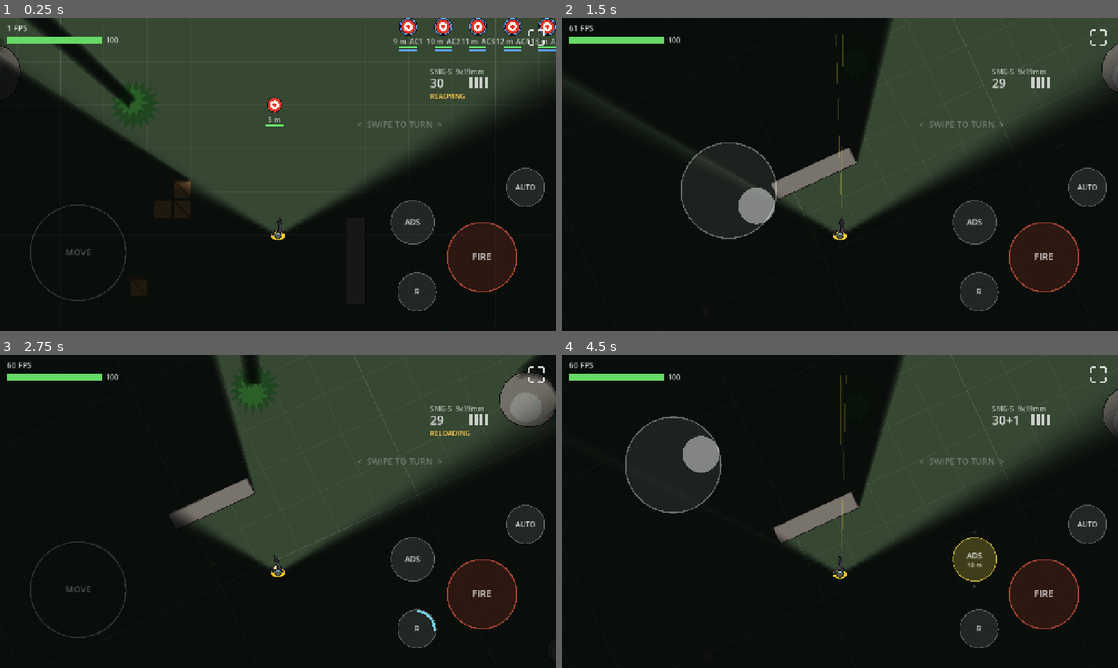
Above: before the commit, frames 1-4 (two rows, left to right).
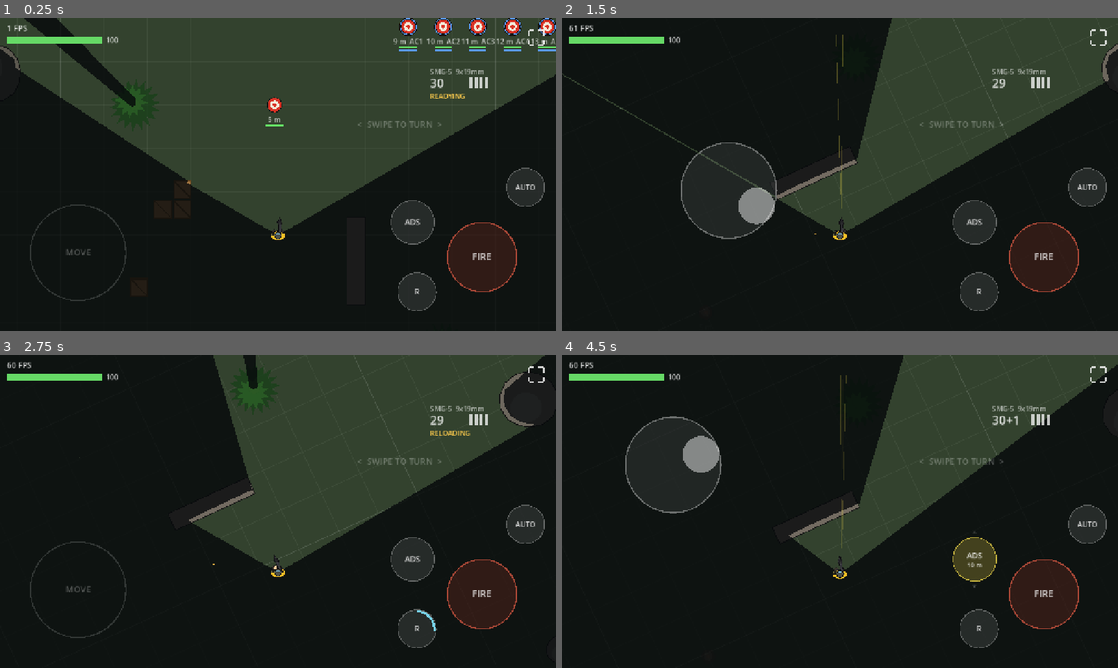
Above: after the commit, the same moments.

Repository: jklrjklr/zhukov
Game: Godot game, scene res://scenes/main.tscn
The game is run twice, just before and just after one commit, with the same random seed, the same clock (stepped at 60 frames per second) and the same inputs.
Inputs (mouse positions are in pixels of both pictures, inside the frame that each line leads up to):
- Up to frame 1 (0.25 s): no input
- Up to frame 2 (1.5 s): tap Enter at 0.5 s; move the mouse to (962, 158) at 0.52 s; hold D 0.53-1.25 s; hold E 0.53-1.25 s; click (962, 158) at 0.67 s; tap Space at 0.77 s; drag from (728, 190) to (812, 237) at 1.27 s
- Up to frame 3 (2.75 s): move the mouse to (333, 442) at 2.02 s; hold D from 2.03 s (still down); tap R at 2.1 s
- Up to frame 4 (4.5 s): release D at 2.75 s; drag from (812, 574) to (673, 464) at 2.77 s; move the mouse to (1006, 558) at 3.52 s; hold A 3.53-4.25 s; tap F at 3.6 s; tap Space at 3.77 s; drag from (673, 464) to (756, 433) at 4.27 s

The runs differ from the first frame. In frame 1, 0.4% of the frame differs, in the area x 0-97%, y 0-68%; in frame 2, 1.1%; in frame 3, 2.2%; in frame 4, 4.8%, in the area x 38-100%, y 0-69%.

Commit message:
Performance: replace shadowed vision light with ray-cast sight overlay
- Vision: 96 rays across the cone each tick; darkness drawn as a fan outside
  the sight polygon (no lights, shadow maps or CanvasModulate)
- Only world geometry (layer 1) blocks sight; zombies/dummies on layer 2
- Concealed actors are hidden entirely (not drawn) when out of sight
- Player drawn above the darkness, projectiles above the player
- display/window/dpi/allow_hidpi=false: render at CSS pixel size on phones

Co-Authored-By: Claude Opus 5.5 <noreply@anthropic.com>
Claude-Session: https://claude.ai/code/session_01CuvFDQ8S82ziWJ7Azt1Yc4

Diff:
--- a/project.godot
+++ b/project.godot
@@ -16,6 +16,8 @@
 window/stretch/mode="canvas_items"
 window/stretch/aspect="expand"
 window/handheld/orientation=4
+; Render at CSS pixel size on high-DPI phones (up to 9x fewer pixels).
+window/dpi/allow_hidpi=false
 
 [input_devices]
 
--- a/scenes/main.tscn
+++ b/scenes/main.tscn
@@ -7,13 +7,11 @@
 
 [node name="Main" type="Node2D"]
 
-[node name="Darkness" type="CanvasModulate" parent="."]
-color = Color(0.2, 0.22, 0.25, 1)
-
 [node name="World" type="Node2D" parent="."]
 script = ExtResource("1_world")
 
 [node name="Projectiles" type="Node2D" parent="." groups=["projectiles"]]
+z_index = 12
 script = ExtResource("4_proj")
 
 [node name="Player" parent="." instance=ExtResource("2_player")]
--- a/scenes/player.tscn
+++ b/scenes/player.tscn
@@ -9,6 +9,8 @@
 radius = 16.0
 
 [node name="Player" type="CharacterBody2D"]
+z_index = 11
+collision_mask = 3
 motion_mode = 1
 script = ExtResource("1_player")
 
@@ -22,7 +24,7 @@
 
 [node name="Head" type="Node2D" parent="."]
 
-[node name="Vision" type="PointLight2D" parent="."]
+[node name="Vision" type="Node2D" parent="."]
 script = ExtResource("4_vision")
 
 [node name="CameraRig" type="Node2D" parent="."]
--- a/scripts/destructible.gd
+++ b/scripts/destructible.gd
@@ -14,7 +14,6 @@
 var _flash := 0.0
 var _debris: Array[Dictionary] = []
 var _col: CollisionShape2D
-var _occluder: LightOccluder2D
 ## Spiky canopy outline (trees), built once.
 var _canopy := PackedVector2Array()
 var _canopy_inner := PackedVector2Array()
@@ -43,22 +42,15 @@
 			var r := RectangleShape2D.new()
 			r.size = Vector2(40, 40)
 			_col.shape = r
-			_occluder = Vision.make_occluder(PackedVector2Array([
-				Vector2(-20, -20), Vector2(20, -20), Vector2(20, 20), Vector2(-20, 20)]))
 		Kind.TREE:
 			var c := CircleShape2D.new()
 			c.radius = 12.0 # trunk; bullets fly under the canopy
 			_col.shape = c
 			z_index = 2 # canopy over player
-			var trunk := PackedVector2Array()
-			for i in 10:
-				trunk.append(Vector2.from_angle(TAU * i / 10.0) * 12.0)
-			_occluder = Vision.make_occluder(trunk)
 			var spin := fmod(position.x * 0.013 + position.y * 0.007, TAU)
 			_canopy = _star(18, 60.0, 40.0, spin)
 			_canopy_inner = _star(12, 38.0, 24.0, spin + 0.2)
 	add_child(_col)
-	add_child(_occluder)
 
 
 func _star(spikes: int, outer: float, inner: float, spin: float) -> PackedVector2Array:
@@ -82,7 +74,6 @@
 
 func _destroy(dir: Vector2) -> void:
 	_col.set_deferred("disabled", true)
-	_occluder.queue_free()
 	z_index = 0
 	for i in 10:
 		_debris.append({
--- a/scripts/target_dummy.gd
+++ b/scripts/target_dummy.gd
@@ -23,6 +23,7 @@
 	hp = max_hp
 	armor = max_armor if armor_class > 0 else 0.0
 	add_to_group("concealable")
+	collision_layer = 2 # actors: block bullets and movement, not sight
 	var col := CollisionShape2D.new()
 	var shape := CircleShape2D.new()
 	shape.radius = 16.0
--- a/scripts/vision.gd
+++ b/scripts/vision.gd
@@ -1,15 +1,26 @@
 class_name Vision
-extends PointLight2D
-## Player sight: a cone-shaped light with its apex on the head, casting shadows from
-## LightOccluder2Ds. Everything outside it stays dark (CanvasModulate in main scene).
+extends Node2D
+## Player sight, without lights or shadow maps (cheap on mobile web):
+## each frame RAYS rays are cast across the sight cone from the head; anything
+## outside the resulting sight polygon is covered by a dark fan overlay. Walls,
+## rocks, crates and tree trunks (collision layer 1) block sight; enemies and
+## dummies (layer 2) do not.
 ## Nodes in group "concealable" (enemies, dummies) fade out when not in sight; close
-## ones stay faintly visible ("you sense them"). Child of Player, rotates with it.
+## ones stay faintly visible ("you sense them"). Hidden ones are not drawn at all.
 ## Aiming down sights narrows the cone to the weapon's ads_fov.
+## Child of Player (follows it), but draws in world space above the world and
+## below the player (z_index).
 
-const TEX_SIZE := 320
 const PX := Firearm.PX_PER_M
-## Light mask bit used only for the player's own body light.
-const SELF_MASK := 2
+## Rays across the cone.
+const RAYS := 96
+## px; far edge of the darkness fan (must cover the screen at the widest zoom).
+const FAR := 4000.0
+## Collision layer that blocks sight (world geometry).
+const SIGHT_MASK := 1
+const DARK := Color(0.02, 0.03, 0.04, 0.8)
+## Draw order: above world, zombies, props; below projectiles and the player.
+const Z := 10
 
 ## Full sight angle in degrees.
 @export var fov_degrees := 120.0
@@ -21,99 +32,84 @@
 @export var sense_full := 3.0
 @export_range(0.0, 1.0) var sense_alpha := 0.55
 
+var _player: CharacterBody2D
 var _weapon: Firearm
-var _hip_tex: ImageTexture
-var _ads_tex: ImageTexture
+## Visible end point of each ray (global), first to last across the cone.
+var _ends := PackedVector2Array()
+var _origin := Vector2.ZERO
+var _forward := Vector2.UP
+var _half_fov := 0.0
 
 
 func _ready() -> void:
-	shadow_enabled = true
-	shadow_filter = Light2D.SHADOW_FILTER_PCF5
-	shadow_filter_smooth = 1.5
-	energy = 0.85
-	_weapon = get_parent().get_node("Firearm")
-	_hip_tex = _build_texture(fov_degrees)
-	_ads_tex = _build_texture(_weapon.stats.ads_fov)
-	texture = _hip_tex
-	texture_scale = view_distance * PX / (TEX_SIZE / 2.0)
-	range_item_cull_mask = 1
-	_setup_self_light()
-
-
-## Occluder for props: only edges facing away from the light cast, so the prop's
-## own top stays lit and the shadow starts behind it.
-static func make_occluder(points: PackedVector2Array) -> LightOccluder2D:
-	var poly := OccluderPolygon2D.new()
-	poly.polygon = points
-	poly.cull_mode = OccluderPolygon2D.CULL_COUNTER_CLOCKWISE
-	var occ := LightOccluder2D.new()
-	occ.occluder = poly
-	return occ
+	_player = get_parent()
+	_weapon = _player.get_node("Firearm")
+	top_level = true
+	z_as_relative = false
+	z_index = Z
 
 
 func _physics_process(delta: float) -> void:
-	var player := get_parent() as CollisionObject2D
+	global_position = Vector2.ZERO
+	global_rotation = 0.0
+	_origin = _player.global_position
+	_forward = Vector2.UP.rotated(_player.global_rotation)
+	_half_fov = deg_to_rad(lerpf(fov_degrees, _weapon.stats.ads_fov, _weapon.ads_amount()) / 2.0)
+	_cast_rays()
+	_update_concealment(delta)
+	queue_redraw()
+
+
+func _cast_rays() -> void:
 	var space := get_world_2d().direct_space_state
-	var ads := _weapon.ads_amount()
-	texture = _ads_tex if ads >= 0.5 else _hip_tex
-	var forward := Vector2.UP.rotated(global_rotation)
-	var half_fov := deg_to_rad(lerpf(fov_degrees, _weapon.stats.ads_fov, ads) / 2.0)
+	var reach := view_distance * PX
+	_ends.resize(RAYS + 1)
+	for i in RAYS + 1:
+		var a := lerpf(-_half_fov, _half_fov, float(i) / RAYS)
+		var to := _origin + _forward.rotated(a) * reach
+		var q := PhysicsRayQueryParameters2D.create(_origin, to, SIGHT_MASK)
+		q.exclude = [_player.get_rid()]
+		var hit := space.intersect_ray(q)
+		if hit.is_empty():
+			_ends[i] = to
+		else:
+			# Let the near face of the blocker show before darkness starts.
+			_ends[i] = (hit.position as Vector2) + _forward.rotated(a) * 10.0
+
+
+func _update_concealment(delta: float) -> void:
+	var space := get_world_2d().direct_space_state
 	for n in get_tree().get_nodes_in_group("concealable"):
 		var item := n as CanvasItem
-		var to: Vector2 = item.global_position - global_position
+		var to: Vector2 = item.global_position - _origin
 		var meters := to.length() / PX
 		var target := 0.0
-		if meters <= view_distance and absf(forward.angle_to(to)) <= half_fov:
-			var q := PhysicsRayQueryParameters2D.create(global_position, item.global_position)
-			q.exclude = [player.get_rid(), (n as CollisionObject2D).get_rid()]
+		if meters <= view_distance and absf(_forward.angle_to(to)) <= _half_fov:
+			var q := PhysicsRayQueryParameters2D.create(_origin, item.global_position, SIGHT_MASK)
+			q.exclude = [_player.get_rid()]
 			if space.intersect_ray(q).is_empty():
 				target = 1.0
 		if target < 1.0:
 			target = (1.0 - smoothstep(sense_full, sense_start, meters)) * sense_alpha
 		item.modulate.a = move_toward(item.modulate.a, target, delta * 5.0)
+		item.visible = item.modulate.a > 0.01
 
 
-## The cone apex is on the head, so the body would sit in the dark: give the player
-## its own small light that only affects the player (light mask bit 2).
-func _setup_self_light() -> void:
-	var player := get_parent() as CanvasItem
-	for ci in [player] + player.get_children():
-		if ci is CanvasItem:
-			ci.light_mask = SELF_MASK
-	var grad := GradientTexture2D.new()
-	grad.fill = GradientTexture2D.FILL_RADIAL
-	grad.fill_from = Vector2(0.5, 0.5)
-	grad.fill_to = Vector2(1.0, 0.5)
-	grad.width = 64
-	grad.height = 64
-	var g := Gradient.new()
-	g.set_color(0, Color(1, 1, 1, 1))
-	g.set_color(1, Color(1, 1, 1, 0))
-	g.add_point(0.7, Color(1, 1, 1, 1))
-	grad.gradient = g
-	var self_light := PointLight2D.new()
-	self_light.texture = grad
-	self_light.texture_scale = 1.6
-	self_light.energy = 0.85
-	self_light.range_item_cull_mask = SELF_MASK
-	add_child(self_light)
-
-
-func _build_texture(fov: float) -> ImageTexture:
-	var half_fov := deg_to_rad(fov / 2.0)
-	var edge := deg_to_rad(6.0)
-	var c := TEX_SIZE / 2.0
-	var data := PackedByteArray()
-	data.resize(TEX_SIZE * TEX_SIZE * 2)
-	var i := 0
-	for y in TEX_SIZE:
-		for x in TEX_SIZE:
-			var d := Vector2(x + 0.5 - c, y + 0.5 - c) / c
-			var r := d.length()
-			var ang := absf(Vector2.UP.angle_to(d))
-			var cone := 1.0 - smoothstep(half_fov - edge, half_fov + edge, ang)
-			var fade := 1.0 - smoothstep(0.75, 1.0, r)
-			data[i] = 255
-			data[i + 1] = int(cone * fade * 255.0)
-			i += 2
-	return ImageTexture.create_from_image(Image.create_from_data(TEX_SIZE, TEX_SIZE, false, Image.FORMAT_LA8, data))
+func _draw() -> void:
+	if _ends.is_empty():
+		return
+	# Darkness outside the cone: one big fan from the head around the back.
+	var back := PackedVector2Array([_origin])
+	var steps := 24
+	for i in steps + 1:
+		var a := lerpf(_half_fov, TAU - _half_fov, float(i) / steps)
+		back.append(_origin + _forward.rotated(a) * FAR)
+	draw_colored_polygon(back, DARK)
+	# Darkness beyond each ray's visible end, inside the cone.
+	for i in RAYS:
+		var a0 := lerpf(-_half_fov, _half_fov, float(i) / RAYS)
+		var a1 := lerpf(-_half_fov, _half_fov, float(i + 1) / RAYS)
+		draw_colored_polygon(PackedVector2Array([
+			_ends[i], _ends[i + 1],
+			_origin + _forward.rotated(a1) * FAR, _origin + _forward.rotated(a0) * FAR,
+		]), DARK)
--- a/scripts/world.gd
+++ b/scripts/world.gd
@@ -42,7 +42,6 @@
 		var col := CollisionPolygon2D.new()
 		col.polygon = poly
 		body.add_child(col)
-		body.add_child(Vision.make_occluder(poly))
 		add_child(body)
 		var world_poly := PackedVector2Array()
 		for v in poly:
@@ -78,10 +77,7 @@
 
 	var test_wall := RectangleShape2D.new()
 	test_wall.size = TEST_WALL.size
-	var wall_body := _add_static_body(TEST_WALL.get_center(), test_wall)
-	var h := TEST_WALL.size / 2.0
-	wall_body.add_child(Vision.make_occluder(PackedVector2Array([
-		Vector2(-h.x, -h.y), Vector2(h.x, -h.y), Vector2(h.x, h.y), Vector2(-h.x, h.y)])))
+	_add_static_body(TEST_WALL.get_center(), test_wall)
 
 	var t := 50.0
 	var s := HALF_SIZE * 2 + t * 2
--- a/scripts/zombie.gd
+++ b/scripts/zombie.gd
@@ -83,6 +83,8 @@
 	add_to_group("zombies")
 	add_to_group("concealable")
 	motion_mode = CharacterBody2D.MOTION_MODE_FLOATING
+	collision_layer = 2 # actors: block bullets and movement, not sight
+	collision_mask = 3
 	_col = CollisionShape2D.new()
 	var shape := CircleShape2D.new()
 	shape.radius = RADIUS
@@ -220,7 +222,8 @@
 
 
 func _line_of_sight(target: CollisionObject2D) -> bool:
-	var q := PhysicsRayQueryParameters2D.create(global_position, target.global_position)
+	# Layer 1 only: other zombies don't block its view.
+	var q := PhysicsRayQueryParameters2D.create(global_position, target.global_position, 1)
 	q.exclude = [get_rid()]
 	var hit := get_world_2d().direct_space_state.intersect_ray(q)
 	return not hit.is_empty() and hit.collider == target
